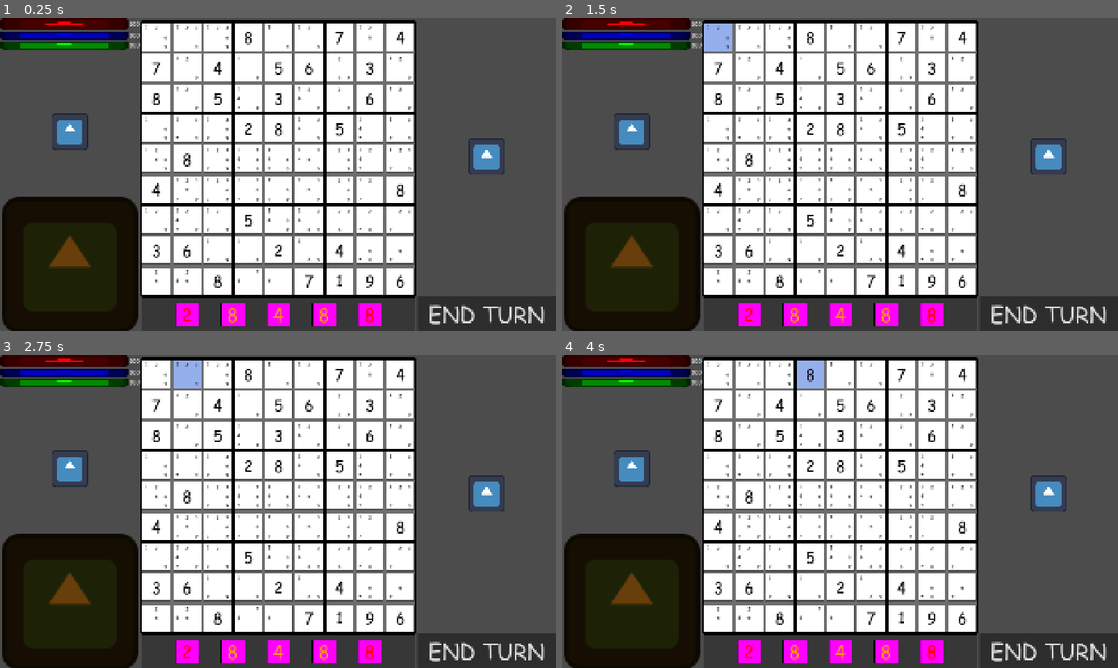
Above: before the commit, frames 1-4 (two rows, left to right).
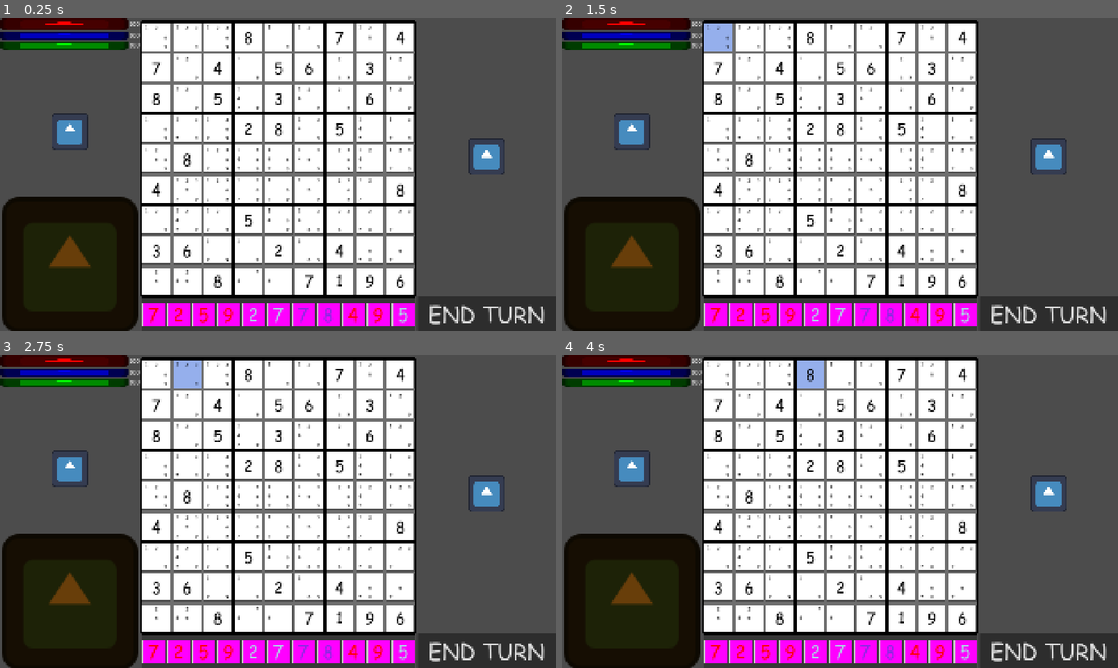
Above: after the commit, the same moments.

Repository: akm109/project_fortune
Game: Godot game, scene res://Scene/World/battle_ground.tscn
Same seed, same stepped clock (60 frames per second), same inputs: the game is played once before the commit and once after it. This scene is started directly instead of the project's main scene. The engine's default icon, where the game draws it, is replaced by a stand-in: a white triangle on a blue panel in a dark square.
Inputs:
- Up to frame 1 (0.25 s): no input
- Up to frame 2 (1.5 s): click "END TURN" at 0.5 s; click "1" at 1.25 s
- Up to frame 3 (2.75 s): click "1" at 2 s
- Up to frame 4 (4 s): click "1" at 2.75 s; click "1" at 3.5 s

The runs differ from the first frame. In frame 1, 2.5% of the frame differs, in the area x 25-75%, y 91-99%; in frame 2, 2.5%; in frame 3, 2.5%; in frame 4, 2.5%.

Commit message:
minor Static Typisation additions + added possibility to place stones on board

Diff:
--- /dev/null
+++ b/Saves/SaveFile.gd
@@ -0,0 +1,3 @@
+extends Resource
+
+class_name SaveFile
--- /dev/null
+++ b/Saves/SaveFile.tres
@@ -0,0 +1,14 @@
+[gd_resource type="Resource" load_steps=2 format=3 uid="uid://qadabyvwt4c0"]
+
+[sub_resource type="GDScript" id="GDScript_kqteq"]
+script/source = "extends Resource
+
+class_name Save
+
+
+@export var base_rocks: Array[Array]
+"
+
+[resource]
+script = SubResource("GDScript_kqteq")
+base_rocks = Array[Array]([])
--- a/Scene/World/cell.tscn
+++ b/Scene/World/cell.tscn
@@ -61,6 +61,7 @@
 [sub_resource type="LabelSettings" id="LabelSettings_7ovbj"]
 
 [sub_resource type="LabelSettings" id="LabelSettings_mbtmg"]
+resource_local_to_scene = true
 font_size = 50
 font_color = Color(0, 0, 0, 1)
 
--- a/Scene/World/stone.tscn
+++ b/Scene/World/stone.tscn
@@ -10,6 +10,13 @@
 resource_local_to_scene = true
 font = ExtResource("2_ivr31")
 font_size = 58
+
+[sub_resource type="StyleBoxFlat" id="StyleBoxFlat_1b3e5"]
+draw_center = false
+border_width_left = 3
+border_width_top = 3
+border_width_right = 3
+border_width_bottom = 3
 
 [node name="Stone" type="Node2D"]
 z_index = 110
@@ -37,6 +44,7 @@
 
 [node name="PanelContainer" type="PanelContainer" parent="StoneSprite"]
 show_behind_parent = true
+z_index = 1
 anchors_preset = 15
 anchor_right = 1.0
 anchor_bottom = 1.0
@@ -46,7 +54,9 @@
 offset_bottom = -40.5
 grow_horizontal = 2
 grow_vertical = 2
+mouse_filter = 2
 mouse_default_cursor_shape = 2
+theme_override_styles/panel = SubResource("StyleBoxFlat_1b3e5")
 
 [node name="AnimationTimer" type="Timer" parent="StoneSprite"]
 wait_time = 1.5
--- a/Script/Singletone/global.gd
+++ b/Script/Singletone/global.gd
@@ -1,12 +1,35 @@
 extends Node
 
 
-var stones:=[]
+var const_rocks: Array[Array]
+var bag_rocks: Array[Array]
 var types:= ["attack","deffend","magic","special"]
 var hovered_cell
+var perv_cell
+
+
+func _ready() -> void:
+	if const_rocks == []:
+		const_rocks = make_base_rock_set()
+	bag_rocks = const_rocks.duplicate(true)
 
 
 func _process(delta: float) -> void:
-	pass
-	#if hovered_cell != null:
-	#	print(hovered_cell)
+	if hovered_cell != null and hovered_cell != perv_cell:
+		print(hovered_cell, "ABOBA")
+		print(hovered_cell.get_global_position(),"   POPINA  ", hovered_cell.get_global_mouse_position())
+		perv_cell = hovered_cell
+
+
+func make_base_rock_set() -> Array[Array]:
+	var base_rocks: Array[Array]
+	base_rocks.resize(81)
+	for i in range(9):
+		for j in range(3):
+			base_rocks[i*9+j] = [i+1,"deffend"]
+		for j in range(3):
+			base_rocks[i*9+j+3] = [i+1,"attack"]
+		for j in range(2):
+			base_rocks[i*9+j+6] = [i+1,"magick"]
+		base_rocks[i*9+8] = [i+1,"special"]
+	return base_rocks
--- a/Script/World/battle_ground.gd
+++ b/Script/World/battle_ground.gd
@@ -1,4 +1,7 @@
 extends Control
+
+
+
 
 
 @onready var ordinary_sudoku: GridContainer = $AspectRatioContainer/OrdinarySudoku
@@ -7,30 +10,28 @@
 
 
 var stone_path = load(SLib.globalize_path("res://Scene/World/stone.tscn"))
-var stone_count
 var stones := []
 var stone_recess:= []
 var lying_stones:=[]
 
+
 func _ready() -> void:
 	var y_placement = (stone_container.get_rect().end - stone_container.get_rect().size/2).y
-	for i in range(5):
+	for i in range(11):
 		var stone = stone_path.instantiate()
 		stone.assign_heritage()
 		stone.dropped.connect(_on_stone_dropped)
+		stone.taken.connect(_on_taken)
 		stone_container.add_child(stone)
 		stone.position.y = y_placement
 		stones.append(stone)
-		stone.took_stone.connect(_on_took_stone)
 	place_stones()
-
 
 
 func _input(event: InputEvent) -> void:
 
 	if event.is_action_pressed("hint_1"):
 		ordinary_sudoku.highlight_hints(1)
-		print("highlighted!!!!")
 	if event.is_action_pressed("hint_2"):
 		ordinary_sudoku.highlight_hints(2)
 	if event.is_action_pressed("hint_3"):
@@ -48,18 +49,15 @@
 	if event.is_action_pressed("hint_9"):
 		ordinary_sudoku.highlight_hints(9)
 		for i in range(81):
-			print(ordinary_sudoku.cells[i],"       ",ordinary_sudoku.cells[i].get_rect())
+			print(ordinary_sudoku.cells[i],"       ",ordinary_sudoku.cells[i].get_global_position())
 
 
 func place_stones():
-	stone_count = stones.size()
-	stone_recess.resize(stone_count)
-	lying_stones.resize(stone_count)
-	for i in range(stone_count):
-		stones[i].position.x = (i+1)*stone_container.get_rect().size.x/(stone_count+1)
+	stone_recess.resize(11)
+	for i in range(stone_recess.size()):
+		stones[i].position.x = (i+0.5)*stone_container.get_rect().size.x/(stone_recess.size())
 		stone_recess[i] = stones[i].global_position
 		stones[i].ID = i
-		lying_stones[i] = stones[i]
 
 
 func _on_stone_dropped(stone):
@@ -67,23 +65,19 @@
 		var cell = Global.hovered_cell
 		if cell.show_numb == 0:
 			cell.assign_number(stone.heritage.number)
+			ordinary_sudoku.shown_numbers[cell.ID/9][cell.ID%9] = stone.heritage.number
+			ordinary_sudoku.delete_hints()
 			stone.hide()
 			stone.set_global_position(bag.global_position)
 			stone.in_bag = true
+			ordinary_sudoku.highlight_hints(stone.heritage.number)
 	else:
-		pass
+		ordinary_sudoku.unhighlight_hints()
 
 
-func get_closest_recess(stone)-> int:
-	var answer: int = 0
-	var min: Vector2 = (stone_recess[0] - stone.global_position).lenth_squared()
-	for i in range(1,stone_recess.size()):
-		var variant: Vector2
-		variant = (stone_recess[i] - stone.global_position).lenth_squared()
-		if variant < min:
-			min = variant
-			answer = i
-	return answer
+func _on_taken(stone)-> void:
+	await get_tree().create_timer(0.05).timeout
+	ordinary_sudoku.highlight_hints(stone.heritage.number)
 
 
 func _on_button_toggled(toggled_on: bool) -> void:
@@ -93,16 +87,3 @@
 
 func _on_button_pressed() -> void:
 	pass # Replace with function body.
-
-
-func relocate_stones():
-
-	for i in range(lying_stones.size()):
-		lying_stones[i].position.x = (i+1)*stone_container.get_rect().size.x/(lying_stones.size()+1)
-		stone_recess[i] = lying_stones[i].global_position
-
-
-
-func _on_took_stone(stone):
-	lying_stones.erase(stone)
-	relocate_stones()
--- a/Script/World/block.gd
+++ b/Script/World/block.gd
@@ -26,11 +26,10 @@
 
 func _input(event: InputEvent) -> void:
 	if event is InputEventMouseMotion:
-		if get_rect().abs().has_point(get_local_mouse_position()):
+		if is_mouse_in():
 			Global.hovered_cell = self
-			print(get_local_mouse_position(),'asdasda    ', self)
-		#elif Global.hovered_cell == self:
-		#	Global.hovered_cell = null
+		elif Global.hovered_cell == self:
+			Global.hovered_cell = null
 
 
 func assign_id(pop:int)->void:
@@ -90,9 +89,19 @@
 	pass
 
 
+func is_mouse_in() -> bool:
+	var pos: Vector2 = get_global_position()
+	var mouse_pos: Vector2 = get_global_mouse_position()
+	if (mouse_pos.y > pos.y) and (mouse_pos.y < (pos.y + size.y)):
+		if (mouse_pos.x > pos.x) and (mouse_pos.x < (pos.x + size.x)):
+			return true
+	return false
+
 func _on_mouse_entered() -> void:
-	print(get_global_mouse_position())
+	if Global.hovered_cell != self:
+		Global.hovered_cell = self
 
 
 func _on_mouse_exited() -> void:
-	pass
+	if Global.hovered_cell == self:
+		Global.hovered_cell = null
--- a/Script/World/stone.gd
+++ b/Script/World/stone.gd
@@ -7,10 +7,10 @@
 @onready var stone_sprite: Sprite2D = $StoneSprite
 @onready var label: Label = $StoneSprite/Label
 @onready var animation_timer: Timer = $StoneSprite/AnimationTimer
+@onready var panel_container: PanelContainer = $StoneSprite/PanelContainer
 
 
 var focused:= false
-var dragable:= false
 var gota_go := false
 var in_bag:= false
 var pos_to_go: Vector2
@@ -25,63 +25,53 @@
 
 signal dropped(stone)
 signal stone_stopped(stone)
-signal took_stone(stone)
+signal taken(stone)
 
 func _ready() -> void:
 	pass
 
 
 func _input(event: InputEvent) -> void:
+#Handle taking stone
 	if event is InputEventMouseButton and event.is_action_pressed("LMB"):
 		if stone_sprite.get_rect().has_point(to_local(event.position)):
-			dragable = true
-			ID = -1
-			took_stone.emit(self)
-	if event is InputEventMouseButton and event.is_action_released("LMB"):
-		if dragable:
-			dragable = false
-			dropped.emit(self)
+			if not focused:                        #if we clicked on stone that wasnt taken already we take it
+				focuse(true)
+			else:
+				focuse(false)                      #if it was already taken we drop it
+		elif focused:
+			focuse(false)                          # if we had stone in hands and clicked somewhere else we drop it
 
 
-func _process(delta: float) -> void:
-	t = 1 -exp(- delta*FOLLOW_SPEED)
-	if dragable:
-		velocity = global_position.lerp(get_global_mouse_position(), t) - global_position
-		global_position += velocity
-	elif not velocity.is_zero_approx():
-		global_position += velocity
-		velocity = velocity*0.85
+
+func focuse(foc: bool) -> void:
+	if foc:
+		panel_container.set_modulate(Color.RED)   #if focused highlight it!! and tell everbody around about it
+		focused = true
+		taken.emit(self)
 	else:
-		stone_stopped.emit(self)
-	if gota_go:
-		global_position = global_position.lerp(pos_to_go, t)
-		if( global_position - pos_to_go).is_zero_approx():
-			gota_go = false
+		panel_container.set_modulate(Color.WHITE) # if you dropped it strip off it's regalia and tell everyone about it
+		focused = false
+		dropped.emit(self)
 
 
-func focuse():
-	stone_sprite.set_scale(Vector2(1.5,1.5))
-	emit_signal("pocus")
-	animation_timer.start()
-
-
-func assign_heritage():
-	heritage.type = Global.types.pick_random()
-	print(heritage.type)
-	heritage.number = randi() % 9 + 1
-	await ready
+func assign_heritage() -> void:
+	await ready                                                    # wait a little so nothing brokes when we trie to do smth
+	var choosen_rock = Global.bag_rocks.pick_random().duplicate()  # I want marble just like yours but mine
+	Global.bag_rocks.erase(choosen_rock)                           # Throw away your marble
+	heritage.type = choosen_rock[1]
+	heritage.number = choosen_rock[0]
 	label.text = str(heritage.number)
-	match_color(heritage.type)
-	print(label.label_settings.font_color)
+	match_color(heritage.type)                                     # Now stone looks just like that marble
 
 
 func match_color(type:String):
 	match type:
 		"attack":
-			label.label_settings.font_color = Color.RED
+			label.label_settings.font_color = Color.RED             # Red stands for BLOOD of our Enemies
 		"deffend":
-			label.label_settings.font_color = Color.SILVER
+			label.label_settings.font_color = Color.LIGHT_BLUE      #  Light blue seems just like tint of steel shield
 		"magick":
-			label.label_settings.font_color = Color.BLUE_VIOLET
+			label.label_settings.font_color = Color.BLUE_VIOLET     # Violet Magic?
 		"special":
-			label.label_settings.font_color = Color.ORANGE
+			label.label_settings.font_color = Color.ORANGE          # Orange....
--- a/Script/World/sudoku_container.gd
+++ b/Script/World/sudoku_container.gd
@@ -1,15 +1,15 @@
 extends GridContainer
 
-
+class_name Sudoku
 
 @onready var cell_path = SLib.globalize_path("res://Scene/World/cell.tscn")
 
-var solution:= []
-var reduced_solution:= []
-var cells:=[]
+var solution:Array[Array]
+var reduced_solution:Array[Array]
+var cells:Array[Control]
 var highlighted_hint: int
 var all_white: bool
-
+var shown_numbers: Array[Array]
 
 func _ready()-> void:
 	cells.resize(81)
@@ -35,11 +35,12 @@
 	reduced_solution = solution
 	reduct_numbers(randi_range(50,61))
 	assign_numbers()
-	delete_hints()
-
-
-func highlight_hints(hint_ID):
-	if  highlighted_hint == hint_ID and (not all_white):
+	delete_init_hints()
+	shown_numbers = reduced_solution.duplicate()
+
+
+func highlight_hints(hint_ID:int):
+	if  highlighted_hint == hint_ID and (not all_white):              #if we already highlited this number we should unhighlight it!!!
 		for cell in cells:
 			cell.back.set_color(Color.WHITE)
 			for hint in cell.hints:
@@ -48,37 +49,47 @@
 		all_white = true
 		return
 	for cell in cells:
-		cell.back.set_color(Color.WHITE)
+		cell.back.set_color(Color.WHITE)                              # set everything default
 		for hint in cell.hints:
 			if hint.is_visible():
 				hint.label_settings.set_font_color(Color.BLACK)
 				hint.label_settings.set_font_size(16)
-				if (hint.text == str(hint_ID)):
+				if (hint.text == str(hint_ID)):                       #if it is possible to place here given number => highlight possibility!!
 					hint.label_settings.set_font_color(Color.RED)
 					hint.label_settings.set_font_size(24)
 					cell.back.set_color(Color(0.7, 0.95, 1.0))
-	all_white = false
-	highlighted_hint = hint_ID
-
-
-func print_matrix(matrix:Array):
+	all_white = false                                                 # not all squares white
+	highlighted_hint = hint_ID                                        #remember what we highlighted later to unhighlight later if needed
+
+
+func unhighlight_hints()-> void:
+	for cell in cells:
+		cell.back.set_color(Color.WHITE)
+		for hint in cell.hints:
+			hint.label_settings.set_font_color(Color.BLACK)
+			hint.label_settings.set_font_size(16)
+	all_white = true
+	highlighted_hint = 0
+
+
+func print_matrix(matrix:Array[Array])-> void:                        # pretty matrix  print
 	print("\n")
 	for row in matrix:
 		print(row)
 	print("\n")
 
 
-func reduct_numbers(count):
-	for i in range(count):
+func reduct_numbers(count)-> void:
+	for i in range(count):                                              # delete count times numbers
 		var row = randi()%9
 		var col = randi()%9
-		while reduced_solution[row][col] == 0:
+		while reduced_solution[row][col] == 0:                          # you cant delete nothingess
 			row = randi()%9
 			col = randi()%9
-		reduced_solution[row][col] = 0
-
-
-func assign_numbers():
+		reduced_solution[row][col] = 0                                  # Finish him
+
+
+func assign_numbers()-> void:                                            # Show them what you got!
 	for row in range(9):
 		for col in range(9):
 			var cell = cells[row*9+col]
@@ -86,7 +97,21 @@
 				cell.assign_number(reduced_solution[row][col])
 
 
-func delete_hints():
+func delete_hints()-> void:
+
+	for cell in cells:
+		var row = int(cell.ID/9)
+		var col = cell.ID % 9
+		if cell.show_numb == 0:
+			for possible_values in range(1,10):
+				if !check_loyalty(possible_values,[row,col], shown_numbers):
+					cell.hints[possible_values-1].hide()
+		else:
+			for hint in cell.hints:
+				hint.hide()
+
+
+func delete_init_hints()-> void:
 	for cell in cells:
 		var row = int(cell.ID/9)
 		var col = cell.ID % 9
@@ -102,8 +127,8 @@
 func solve() -> bool:
 	var row
 	var col
-	var find = self.find_empty(solution)
-	if not find:
+	var find = find_empty(solution)
+	if find == [null]:
 		return true
 	else:
 		row = find[0]
@@ -117,21 +142,23 @@
 	return false
 
 
-func check_loyalty(attempted_number, index, matrix)-> bool:
+func check_loyalty(attempted_number:int, index:Array[int], matrix: Array[Array])-> bool:
 	if not check_repeating_number_row(attempted_number, index, matrix):
 		if not check_repeating_number_col(attempted_number, index, matrix):
 			if not check_repeating_number_in_box(attempted_number, index, matrix):
 				return true
 	return false
 
-func find_empty(matrix):
+
+func find_empty(matrix)->Array:
 	for row in range(matrix.size()):
 		for col in range(matrix.size()):
 			if matrix[row][col] == 0:
 				return [row, col]
-
-
-func check_repeating_number_row(attempted_number, index, matrix)-> bool:
+	return [null]
+
+
+func check_repeating_number_row(attempted_number:int, index:Array[int], matrix: Array[Array])-> bool:
 	# Will check for any of the same number in a column
 	for col in range(solution.size()):
 		if matrix[index[0]][col] == attempted_number and col != index[1]:
@@ -139,7 +166,7 @@
 	return false
 
 
-func check_repeating_number_col(attempted_number, index, matrix)-> bool:
+func check_repeating_number_col(attempted_number:int, index:Array[int], matrix: Array[Array])-> bool:
 	# Will check for any repeating number in a row
 	for row in range(solution.size()):
 		if matrix[row][index[1]] == attempted_number and row != index[0]:
@@ -147,7 +174,7 @@
 	return false
 
 
-func check_repeating_number_in_box(attempted_number, index, matrix)-> bool:
+func check_repeating_number_in_box(attempted_number:int, index:Array[int], matrix: Array[Array])-> bool:
 	# Will check for any repeating number in a box
 	var box_row = int(index[0] / 3)
 	var box_col = int(index[1] / 3)
@@ -170,8 +197,8 @@
 	return true
 
 
-func randomize_sol(matrix):
-	var answer = matrix.duplicate(true)
+func randomize_sol(matrix: Array[Array])-> Array[Array]:
+	var answer: Array[Array] = matrix.duplicate(true)
 	for i in range(100):
 		var k: int
 		k = randi()%5
@@ -189,10 +216,10 @@
 	return answer
 
 
-func change_rows(matrix):
+func change_rows(matrix:Array[Array])-> Array[Array]:
 	var buf1:=[]
 	var buf2:=[]
-	var answer = matrix.duplicate(true)
+	var answer: Array[Array]= matrix.duplicate(true)
 	var row_1: int
 	var row_2: int
 	var row_area:= randi()%3
@@ -208,10 +235,10 @@
 	return answer
 
 
-func change_big_rows(matrix):
+func change_big_rows(matrix:Array[Array])-> Array[Array]:
 	var buf1:=[]
 	var buf2:=[]
-	var answer = matrix.duplicate(true)
+	var answer: Array[Array] = matrix.duplicate(true)
 	buf1.resize(3)
 	buf2.resize(3)
 	var big_row_1: int
@@ -233,16 +260,16 @@
 	return answer
 
 
-func change_cols(matrix):
-	var answer = matrix.duplicate(true)
+func change_cols(matrix:Array[Array])-> Array[Array]:
+	var answer: Array[Array]  = matrix.duplicate(true)
 	answer = transpose(answer)
 	answer = change_rows(answer)
 	answer = transpose(answer)
 	return answer
 
 
-func change_big_cols(matrix):
-	var answer = matrix.duplicate(true)
+func change_big_cols(matrix:Array[Array])-> Array[Array]:
+	var answer: Array[Array] = matrix.duplicate(true)
 	answer = transpose(answer)
 	answer = change_big_rows(answer)
 	answer = transpose(answer)
@@ -250,9 +277,9 @@
 
 
 
-func transpose(matrix):
-	var buff:=[]
-	var answer:=[]
+func transpose(matrix:Array[Array])-> Array[Array]:
+	var buff: Array[Array]
+	var answer: Array[Array]
 	answer.resize(9)
 	buff= matrix.duplicate(true)
 	for row in range(matrix.size()):
--- a/project.godot
+++ b/project.godot
@@ -47,6 +47,11 @@
 LMB={
 "deadzone": 0.2,
 "events": [Object(InputEventMouseButton,"resource_local_to_scene":false,"resource_name":"","device":-1,"window_id":0,"a …(258 unchanged characters)…
+]
+}
+RMB={
+"deadzone": 0.2,
+"events": [Object(InputEventMouseButton,"resource_local_to_scene":false,"resource_name":"","device":-1,"window_id":0,"alt_pressed":false,"shift_pressed":false,"ctrl_pressed":false,"meta_pressed":false,"button_mask":2,"position":Vector2(337, 10),"global_position":Vector2(346, 58),"factor":1.0,"button_index":2,"canceled":false,"pressed":true,"double_click":false,"script":null)
 ]
 }
 hint_1={
Not shown, added: Saves/SaveFile.gd.uid
Not shown: 1 places in Scene/World/stone.tscn that only renumber resources
